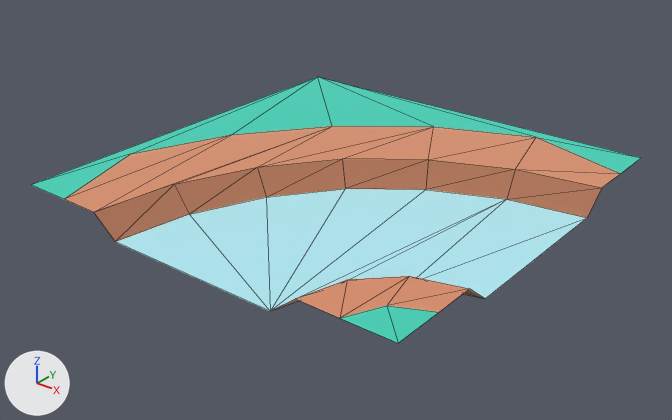
The glTF model public/models/nf2/nature/ground_riverBendBank.glb as it was, and as the next commit left it.
Camera for both pictures: a 50 mm lens placed at (1.214, -1.554, 0.805), pointed at (0.0, -0.037, -0.136). The lights are fixed; the arrows at lower left show +X, +Y and +Z. The picture after the commit comes second. Mesh edges are drawn as thin lines. Where no turn or scale is listed for an object, it has been applied to the vertices.

Objects in the first picture: 'ground_riverBendBank'.
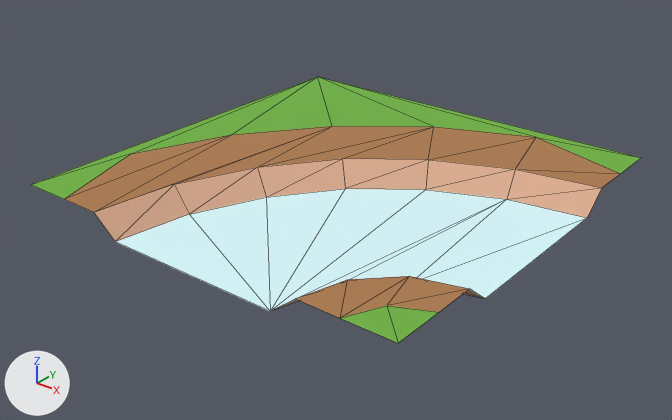
The change, as a diff of the scene's bpy script:
```diff
--- a/public/models/nf2/nature/ground_riverBendBank.glb.py
+++ b/public/models/nf2/nature/ground_riverBendBank.glb.py
@@ mat_dirtdark @@
 mat_dirtdark.base_color = (0.71, 0.408, 0.271)  # beige #dbab8e
-mat_dirtdark.metallic = 1.0
 mat_dirtdark.roughness = 1.0
@@ mat_dirt @@
 mat_dirt = principled_material('dirt')
-mat_dirt.base_color = (0.886, 0.514, 0.341)  # beige #f2be9e
-mat_dirt.metallic = 1.0
+mat_dirt.base_color = (0.418, 0.198, 0.0762)  # brown #ad7b4e
 mat_dirt.roughness = 1.0
@@ mat_grass @@
 mat_grass = principled_material('grass')
-mat_grass.base_color = (0.173, 0.847, 0.722)  # cyan #73eddd
-mat_grass.metallic = 1.0
+mat_grass.base_color = (0.159, 0.451, 0.0513)  # green #6fb340
 mat_grass.roughness = 1.0
@@ mat_water @@
 mat_water.base_color = (0.69, 0.957, 1.0)  # pale blue #d8faff
-mat_water.metallic = 1.0
-mat_water.roughness = 1.0
+mat_water.roughness = 0.9
@@ ob_tmpparent @@
-ob_tmpparent = bpy.data.objects.new('tmpParent', None)
-ob_tmpparent.location = (0.0, 0.0, 0.0)
```

Location of each change, (x1, y1, x2, y2) in pixels of the pictures (672 x 420 px):
'ground_riverBendBank', surface changed, recoloured: (32, 77, 641, 343) in both
